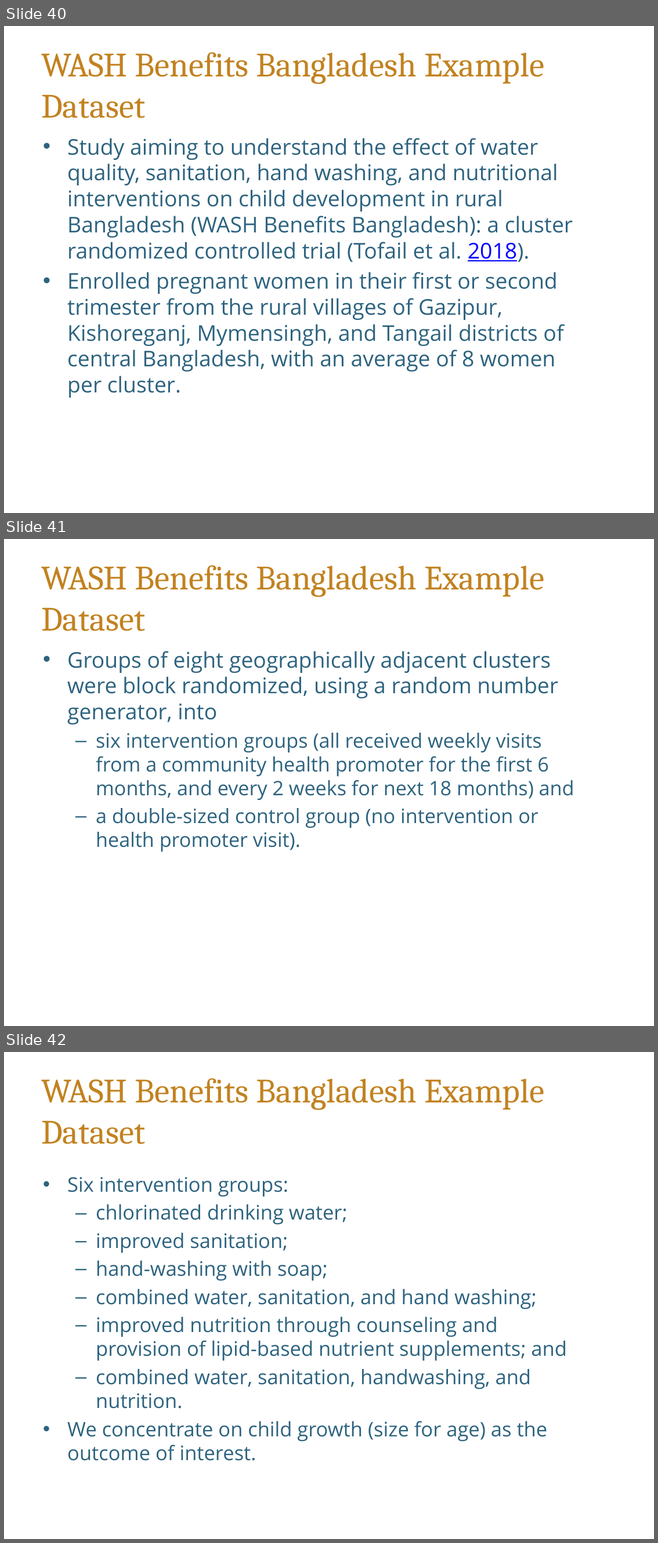
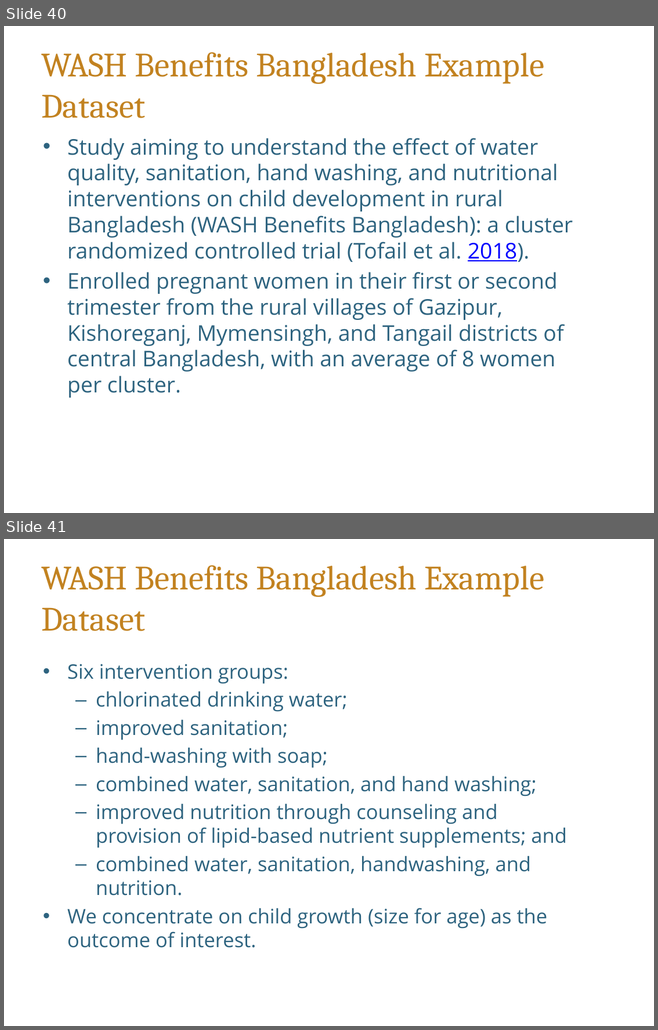
Before and after one commit to tlverse/enar2023-workshop, a slide deck: slides/SL.pptx. Shown one above the other, each under a label of ours: slides 40, 41 and 42 before the commit, slides 40 and 41 after it. The pictures are 658x1543 and 658x1030 pixels, drawn with LibreOffice and Linux fonts; fonts in the diff are those of the drawing; background and template pictures are left out. Boxes give left, top, right and bottom in pixels: in the first picture for what was removed or moved away, otherwise in the second. Text is boxed around its words. In the diff, an @@ line names an element or a change of style, - is before the commit and + after.

```diff
--- a/slides/SL.pptx
+++ b/slides/SL.pptx
@@ slide 41 removed at (x1=4, y1=539, x2=654, y2=1026), background #FFFFFF @@
@@ title removed at (x1=41, y1=565, x2=544, y2=631) @@
-WASH Benefits Bangladesh Example Dataset
@@ text removed at (x1=67, y1=651, x2=574, y2=852) @@
-• Groups of eight geographically adjacent clusters were block randomized, using a random number generator, into
-  – six intervention groups (all received weekly visits from a community health promoter for the first 6 months, and every 2 weeks for next 18 months) and
-  – a double-sized control group (no intervention or health promoter visit).
@@ what was slide 42 is now slide 41 @@
```
Also in this commit, not shown: 1 slide changed, 1 other file.
